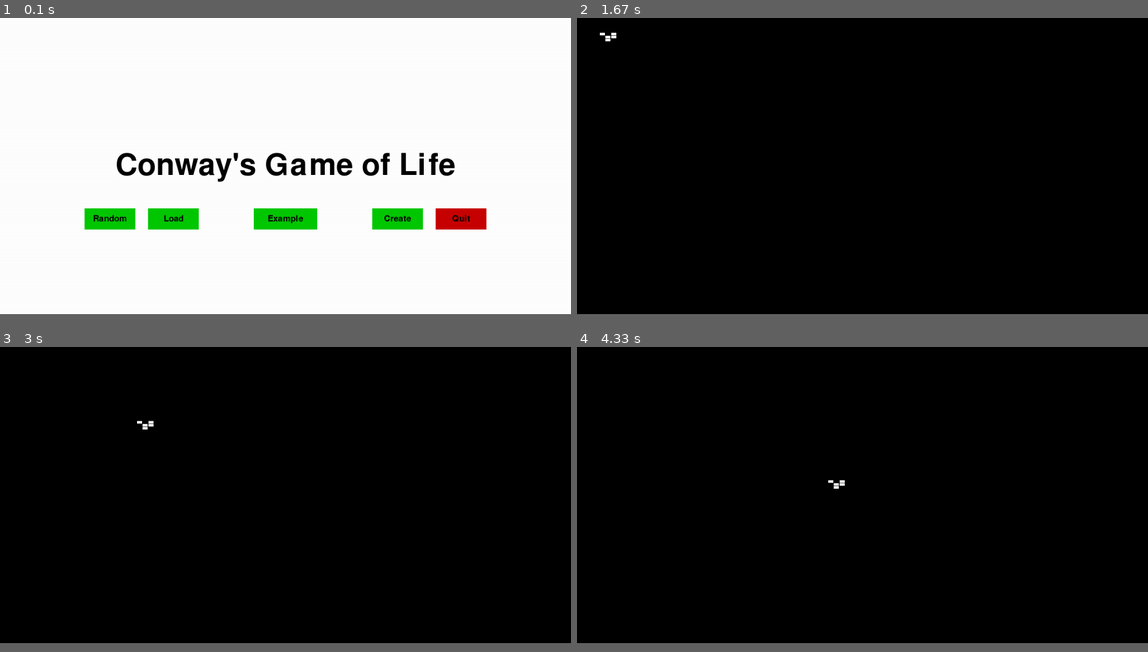
Above: before the commit, frames 1-4 (two rows, left to right).
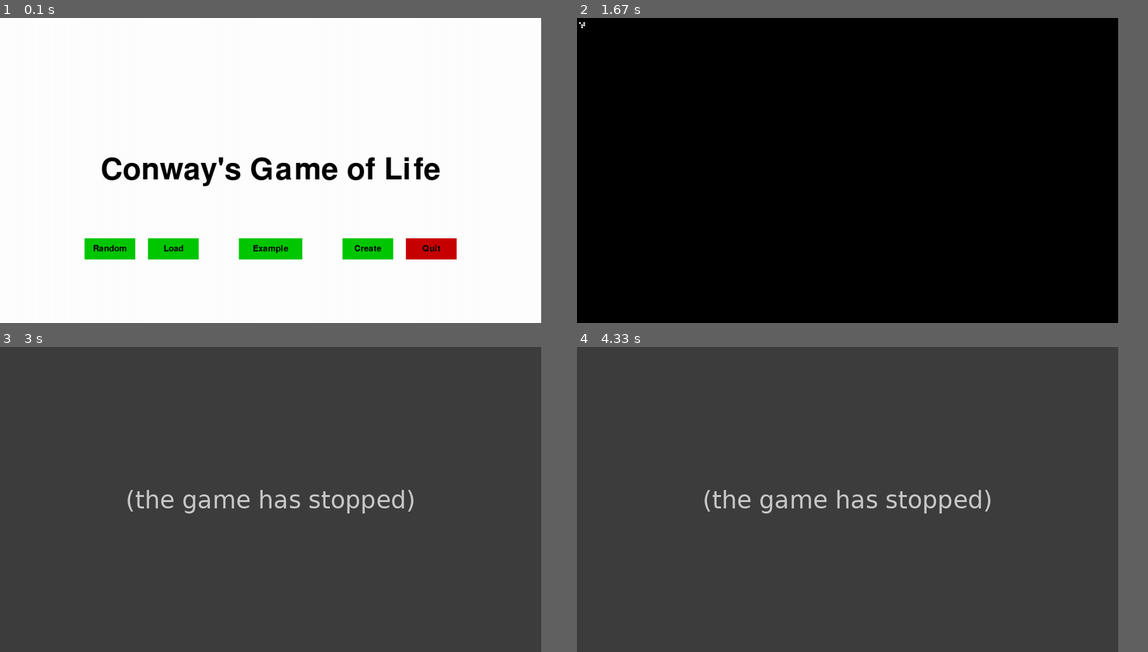
Above: after the commit, the same moments.

Repository: kdhertog/GameOfLife
Game: pygame game, started from run.py
The game is run twice, just before and just after one commit, with the same random seed, the same clock (stepped at 60 frames per second) and the same inputs.
Inputs (mouse positions are in pixels of both pictures, inside the frame that each line leads up to):
- Up to frame 1 (0.1 s): no input
- Up to frame 2 (1.67 s): press the mouse at (942, 249) at 0.37 s; move the mouse to (811, 246) at 0.47 s; release the mouse at (679, 240) at 0.6 s; press the mouse at (748, 249) at 0.7 s; move the mouse to (748, 155) at 0.8 s; release the mouse at (742, 60) at 0.93 s; click "Create" at 1.05 s; click "Example" at 1.38 s
- Up to frame 3 (3 s): hold Esc 1.67-2.13 s; move the mouse to (354, 481) at 1.7 s
- Up to frame 4 (4.33 s): no input
In our replay, the window is 900x466 before the commit and 853x480 after it. These sizes can differ from the game's own. Grey fills any space a smaller window leaves; there, only what the larger window draws over its background counts as a difference.

The runs differ from the first frame. In frame 1, 9.6% of the frame differs, in the area x 14-86%, y 44-80%; in frame 2, less than 0.1%; in frame 3, 92%, in the area x 0-95%, y 0-98%; in frame 4, 92%.
After the commit the program exited at 2.47 s; later frames show no game.

Commit message:
Added stuff

Diff:
--- a/Board.py
+++ b/Board.py
@@ -6,7 +6,7 @@
 import pygame
 import os
 
-from settings import screenwidth, screenheight
+from settings import cell_size
 
 class BoardClass:
     # Board class
@@ -26,11 +26,21 @@
             self.board = self.create()
         elif self.boardtype == "Load":
             self.board = self.load(filename)
+
+        # Determine the dimensions and center of the board
         self.nx = len(self.board[0,:])
         self.ny = len(self.board[:,0])
+        self.center_x = self.board[0,:]/2
+        self.center_y = self.board[:,0]/2
 
     def update(self):
         # Function that updates the board, based on the rules
+
+
+        # Strip board of zero columns and rows on all sides
+
+
+        print(self.board)
 
         # Create new board for calculations
         calc_board = np.zeros((self.nx + 2, self.ny + 2))
@@ -47,34 +57,45 @@
             calc_board[2:self.nx+2, 1:self.ny+1] +
             calc_board[2:self.nx+2, 2:self.ny+2])
 
+        # ADD THE FOLLOWING: THE FIRST/LAST 3 ROWS/COLUMNS NEEDS TO BE ZEROS, IF NOT ADD ONE
+
+
         # Return the new board. If a cell has a value of 2 in the sum_board, it will stay the same as in the old board
         # Else, if the sum = 3, the cell will become alive, else it will die.
         new_board = np.where(sum_board == 2, self.board, (np.where(sum_board == 3, 1, 0)))
 
+        # Determine new board dimensions
+        self.nx = len(new_board[0,:])
+        self.ny = len(new_board[:,0])
+        self.center_x = self.nx/2
+        self.center_y = self.ny/2
+
         self.board = new_board
 
     def draw(self, screen):
         # Function to draw the board to the screen
         # Attribute: a pygame display object
 
+        # Determine the size of the window
+        width, height = pygame.display.get_surface().get_size()
+
         # Fill the background with black
         screen.fill((0, 0, 0))
 
-        # Determine the size of the cells
-        cell_size = (screenwidth/self.nx*0.95, screenheight/self.ny*0.95)
+
 
         # Draw every alive cell
         for i in range(self.nx):
             for j in range(self.ny):
                 if self.board[j,i] == 1:
-                    square_rect = pygame.Rect((i * (screenwidth / self.nx), j * (screenheight / self.ny)), cell_size)
+                    square_rect = pygame.Rect((i*cell_size, j*cell_size), (cell_size*0.95,cell_size*0.95))
                     pygame.draw.rect(screen, (255, 255, 255), square_rect)
 
         pygame.display.update()
 
     def standard(self):
         # Function to create the standard board
-        board = np.zeros((100, 100))
+        board = np.zeros((10, 10))
         initial = np.array([[0, 1, 0], [0, 0, 1], [1, 1, 1]])
         xpos_initial = 1
         ypos_initial = 1
--- a/Game.py
+++ b/Game.py
@@ -4,14 +4,15 @@
 
 from Board import BoardClass
 import pygame
-from settings import screenwidth, screenheight
+import time
+from settings import screenwidth, screenheight, fullscreen
+from PygameUtil import create_window
 
 class Game:
 
     def __init__(self, boardtype, filename=None):
         self.Board = BoardClass(boardtype, filename)
-        self.screen = pygame.display.set_mode((screenwidth, screenheight))
-        pygame.display.set_caption("The Game of Life")
+        self.screen = create_window(screenwidth, screenheight, fullscreen)
         self.Board.draw(self.screen)
 
     def run(self):
@@ -22,7 +23,14 @@
             self.Board.update()
             self.Board.draw(self.screen)
 
-            # main event loop
+            # Main event loop
             for event in pygame.event.get():
                 if event.type == pygame.QUIT:
                     run = False
+
+            # Determine if the escape key has been pressed for quitting the game
+            keys = pygame.key.get_pressed()
+            if keys[pygame.K_ESCAPE]:
+                run = False
+
+            time.sleep(.5)
--- a/MainMenu.py
+++ b/MainMenu.py
@@ -17,12 +17,15 @@
 
         self.screen = screen
 
+        # Determine the size of the window for further usage
+        self.width, self.height = pygame.display.get_surface().get_size()
+
         # Create buttons: dictionary of button objects (from PygameUtils)
-        self.buttons = {"Example": Button("Example", screenwidth/2-150/2, 450, 150, 50, (0, 200, 0), (0, 255, 0)),
-                        "Random": Button("Random", 200, 450, 120, 50, (0, 200, 0), (0, 255, 0)),
-                        "Load": Button("Load", 350, 450, 120, 50, (0, 200, 0), (0, 255, 0)),
-                        "Create": Button("Create", screenwidth-350-120, 450, 120, 50, (0, 200, 0), (0, 255, 0)),
-                        "Quit": Button("Quit", screenwidth-200-120, 450, 120, 50, (200, 0, 0,), (255, 0, 0,))}
+        self.buttons = {"Example": Button("Example", self.width/2-150/2, self.height-200, 150, 50, (0, 200, 0), (0, 255, 0)),
+                        "Random": Button("Random", 200, self.height-200, 120, 50, (0, 200, 0), (0, 255, 0)),
+                        "Load": Button("Load", 350, self.height-200, 120, 50, (0, 200, 0), (0, 255, 0)),
+                        "Create": Button("Create", self.width-350-120, self.height-200, 120, 50, (0, 200, 0), (0, 255, 0)),
+                        "Quit": Button("Quit", self.width-200-120, self.height-200, 120, 50, (200, 0, 0,), (255, 0, 0,))}
 
 
     def run(self):
@@ -49,7 +52,7 @@
                         print("Random")
 
                     elif self.buttons["Load"].is_over():
-                        game = Game("Load","lwssgun")
+                        game = Game("Load","pinball")
                         game.run()
                         del game
                         run = False
@@ -79,7 +82,7 @@
         self.screen.fill((255,255,255))
 
         # Draw text
-        draw_text(self.screen,"Conway's Game of Life", screenwidth/2, screenheight/2, "freesansbold.ttf",72,(0, 0, 0))
+        draw_text(self.screen,"Conway's Game of Life", self.width/2, self.height/2, "freesansbold.ttf",72,(0, 0, 0))
 
         # Draw buttons
         for _name, button in self.buttons.items():
--- a/PygameUtil.py
+++ b/PygameUtil.py
@@ -3,6 +3,17 @@
 # Written by Koen den Hertog
 
 import pygame
+import numpy
+
+def create_window(w, h, fullscreen):
+    if fullscreen:
+        screen = pygame.display.set_mode((0, 0), pygame.FULLSCREEN)
+    else:
+        screen = pygame.display.set_mode((w, h))
+
+    pygame.display.set_caption("The Game of Life")
+
+    return screen
 
 class Button():
     # Class for creating buttons
@@ -52,3 +63,26 @@
     scr.blit(textSurface, textRect)
 
     return
+
+def strip_array(arr):
+    # Function that strips an array of all leading or trailing rows or columns
+
+    # Leading rows
+    for i in range(int(len(arr[0,:]/2))+1):
+        if sum(arr[:,0]) == 0:
+            arr = arr[:,1:]
+        else:
+            break
+
+    # Leading columns
+    for i in range(int(len(arr[:,0]/2))+1):
+        if sum(arr[0,:]) == 0:
+            arr = arr[1:,:]
+        else:
+            break
+
+    # Trailing columns
+
+    # Trailing rows
+
+    return arr
--- a/run.py
+++ b/run.py
@@ -3,11 +3,11 @@
 
 import pygame
 from MainMenu import MainMenu
-from settings import screenwidth, screenheight
+from settings import screenwidth, screenheight, fullscreen
+from PygameUtil import create_window
 
 if __name__ == "__main__":
     pygame.init()
-    screen = pygame.display.set_mode((screenwidth, screenheight))
-    pygame.display.set_caption("The Game of Life")
+    screen = create_window(screenwidth,screenheight,fullscreen)
     mainMenu = MainMenu(screen)
     mainMenu.run()
--- a/settings.py
+++ b/settings.py
@@ -9,5 +9,10 @@
 bright_green = (0, 255, 0)
 
 # Screen dimensions
-screenwidth = 1350
-screenheight = 700
+screenwidth = 1280
+screenheight = 720
+
+fullscreen = False
+
+# Cell size [pixels]
+cell_size = 5
--- /dev/null
+++ b/test.py
@@ -0,0 +1,11 @@
+import numpy as np
+from PygameUtil import strip_array
+
+
+test = np.array([[0,0,0,0,0,0,0],[0,0,0,0,0,0,0],[0,0,0,0,1,0,0],[0,0,0,2,2,0,0],[0,0,0,0,0,0,0],[0,0,0,0,0,0,0],[0,0,0,0,0,0,0]])
+
+print(test)
+
+test = strip_array(test)
+
+print(test)
Not shown, changed: !README.md
